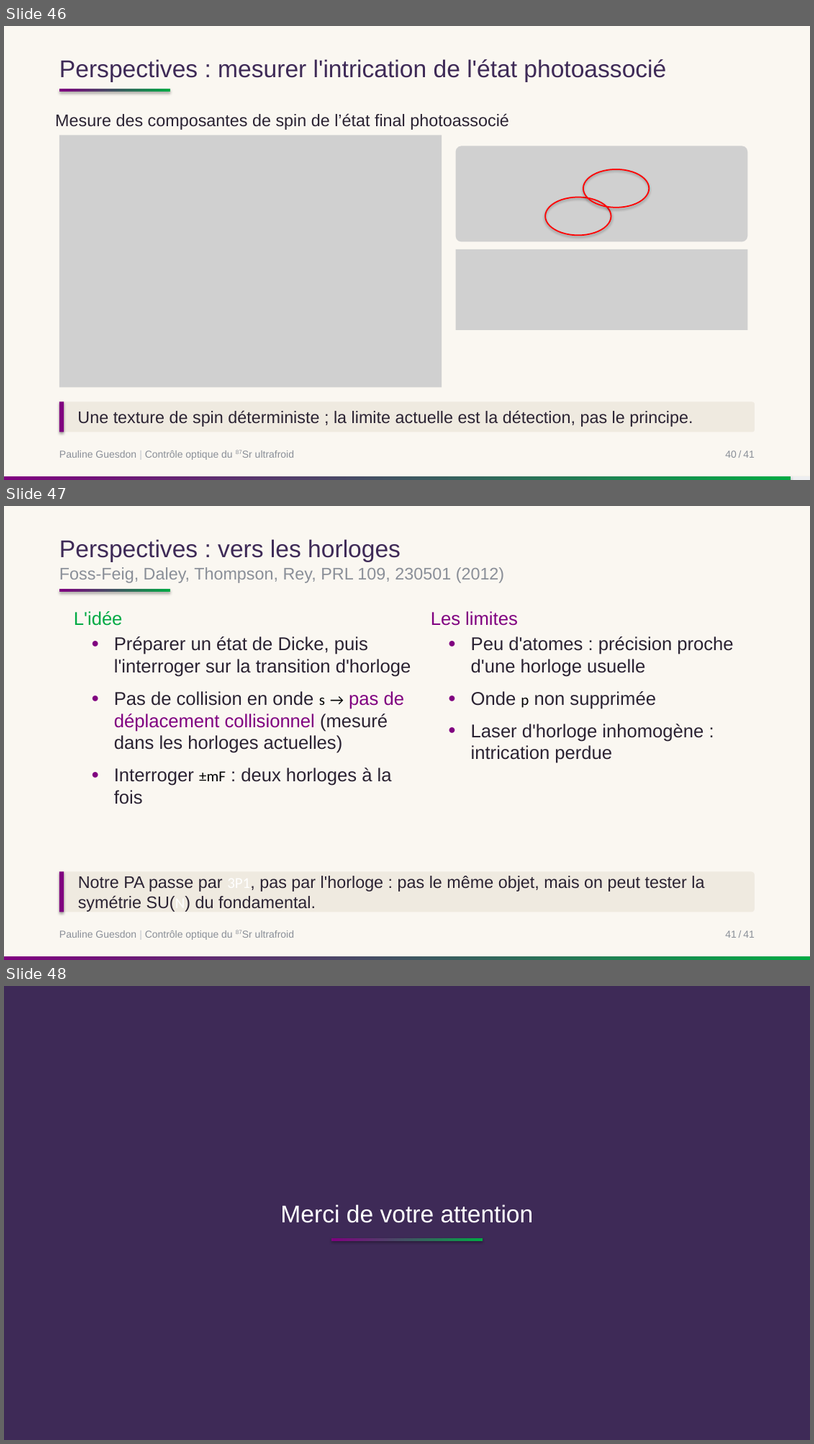
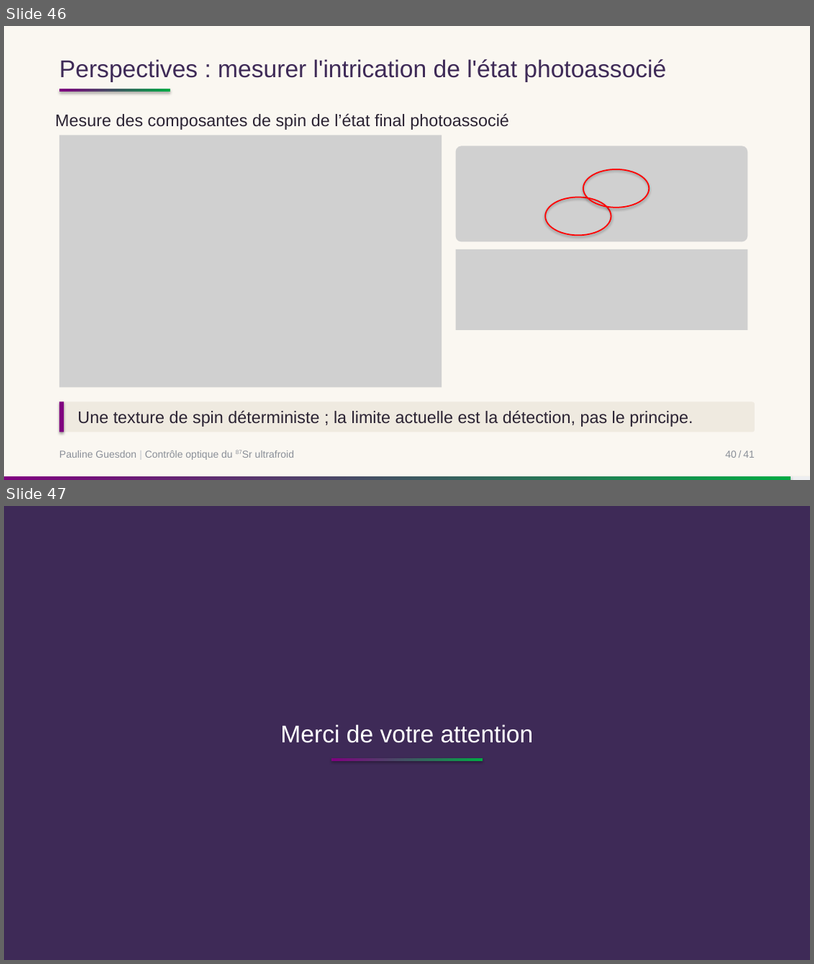
Before and after one commit to PaulineGuesdon/Inchallah-lui-il-marche, a slide deck: Soutenance/soutenance.pptx. Shown one above the other, each under a label of ours: slides 46, 47 and 48 before the commit, slides 46 and 47 after it. The pictures are 814x1444 and 814x964 pixels, drawn with LibreOffice and Linux fonts; fonts in the diff are those of the drawing; grey boxes stand for pictures. Boxes give left, top, right and bottom in pixels: in the first picture for what was removed or moved away, otherwise in the second. Text is boxed around its words. In the diff, an @@ line names an element or a change of style, - is before the commit and + after.

```diff
--- a/Soutenance/soutenance.pptx
+++ b/Soutenance/soutenance.pptx
@@ slide 47 removed at box(4, 506, 810, 960), background #FAF7F1 @@
@@ text removed at box(59, 539, 401, 561) @@
-Perspectives : vers les horloges
@@ text removed at box(59, 567, 504, 583) @@
-Foss-Feig, Daley, Thompson, Rey, PRL 109, 230501 (2012)
@@ rectangle removed at box(59, 589, 170, 592) @@
@@ text removed at box(74, 611, 123, 626) @@
-L'idée
@@ text removed at box(431, 611, 518, 626) @@
-Les limites
@@ text removed at box(114, 636, 412, 804) @@
-● Préparer un état de Dicke, puis l'interroger sur la transition d'horloge
-● Pas de collision en onde s → pas de déplacement collisionnel (mesuré dans les horloges actuelles)
-● Interroger ±mF : deux horloges à la fois
@@ text removed at box(471, 636, 733, 763) @@
-● Peu d'atomes : précision proche d'une horloge usuelle
-● Onde p non supprimée
-● Laser d'horloge inhomogène : intrication perdue
@@ rounded rectangle removed at box(59, 871, 756, 912) @@
-Notre PA passe par 3P1, pas par l'horloge : pas le même objet, mais on peut tester la symétrie SU(N) du fondamental.
@@ rectangle removed at box(59, 871, 64, 912) @@
@@ text removed at box(59, 930, 294, 939) @@
-Pauline Guesdon | Contrôle optique du 87Sr ultrafroid
@@ text removed at box(725, 930, 755, 937) @@
-41 / 41
@@ rectangle removed at box(4, 956, 810, 960) @@
@@ rectangle removed at box(4, 956, 810, 960) @@
@@ what was slide 48 is now slide 47 @@
```
Also in this commit, not shown: 2 slides changed.
